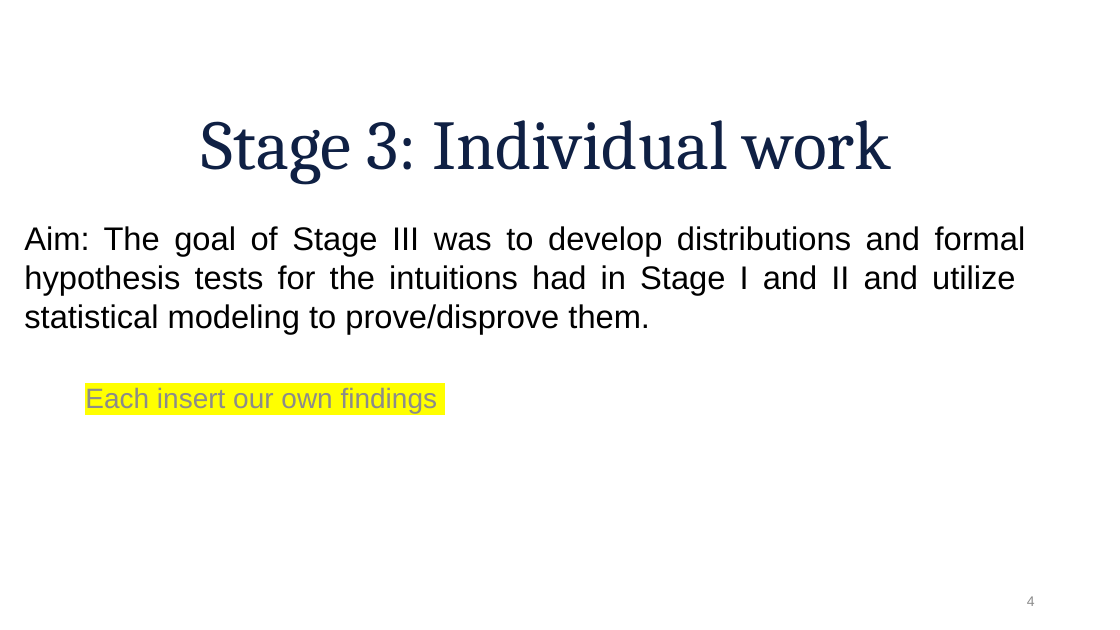
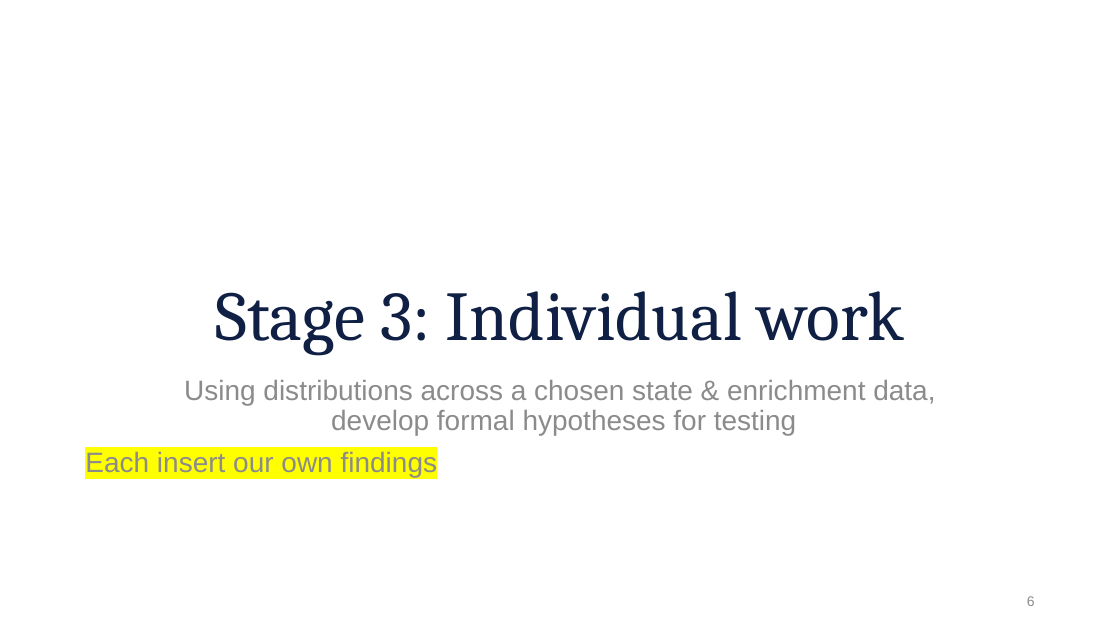
Before and after one commit to aiwayemi/Group-1, a slide deck: slide 6 of ProjPresentation.pptx (slide 4 before the commit). Drawn at 1120x630 pixels with LibreOffice and Linux fonts; fonts in the diff are those of the drawing; background and template pictures are left out. Boxes give left, top, right and bottom in pixels: in the first picture for what was removed or moved away, otherwise in the second. Text is boxed around its words. In the diff, an @@ line names an element or a change of style, - is before the commit and + after.

```diff
--- a/ProjPresentation.pptx
+++ b/ProjPresentation.pptx
@@ text removed at [24, 226, 1026, 334] @@
-Aim: The goal of Stage III was to develop distributions and formal hypothesis tests for the intuitions had in Stage I and II and utilize statistical modeling to prove/disprove them.
@@ title "Stage 3: Individual work": place and size @@
-title "Stage 3: Individual work" at [202, 120, 891, 184]
+title "Stage 3: Individual work" at [215, 291, 904, 355]
@@ text "Using distributions across a chosen ...": place and size @@
-text "Using distributions across a chosen ..." at [85, 387, 437, 413]
+text "Using distributions across a chosen ..." at [85, 380, 935, 477]
@@ text at [184, 380, 935, 435]: paragraphs added @@
+Using distributions across a chosen state & enrichment data,
+develop formal hypotheses for testing
@@ page number at [1027, 596, 1035, 606]: text changed @@
-4
+6
```
Also in this commit, not shown: 7 other slides changed, 2 slides added, 2 slides removed.
